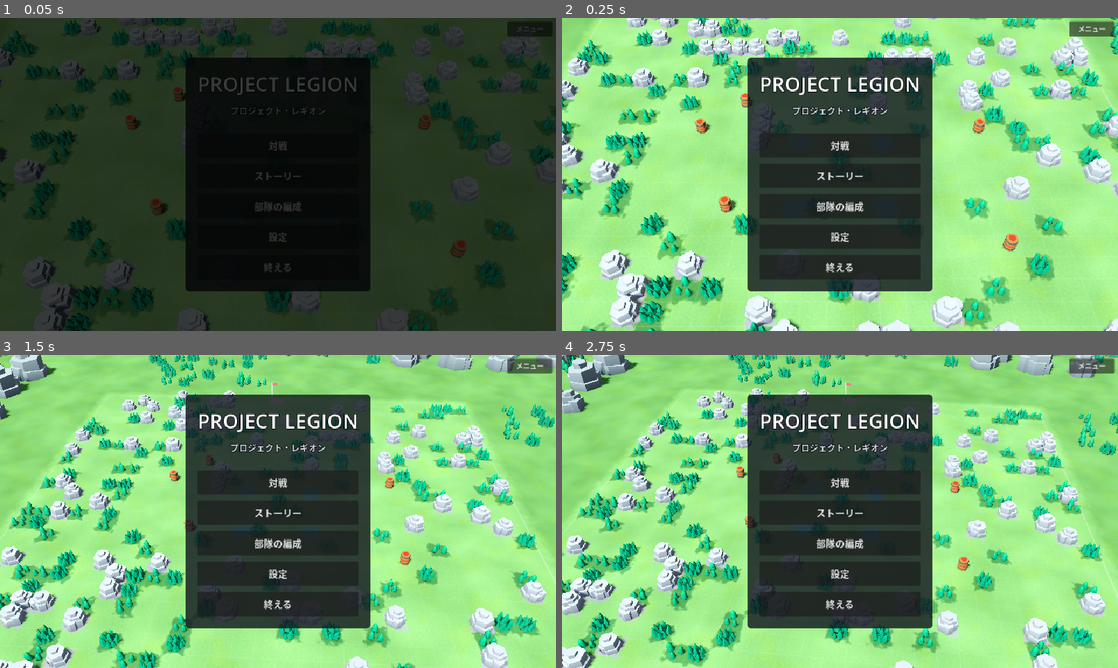
Above: before the commit, frames 1-4 (two rows, left to right).
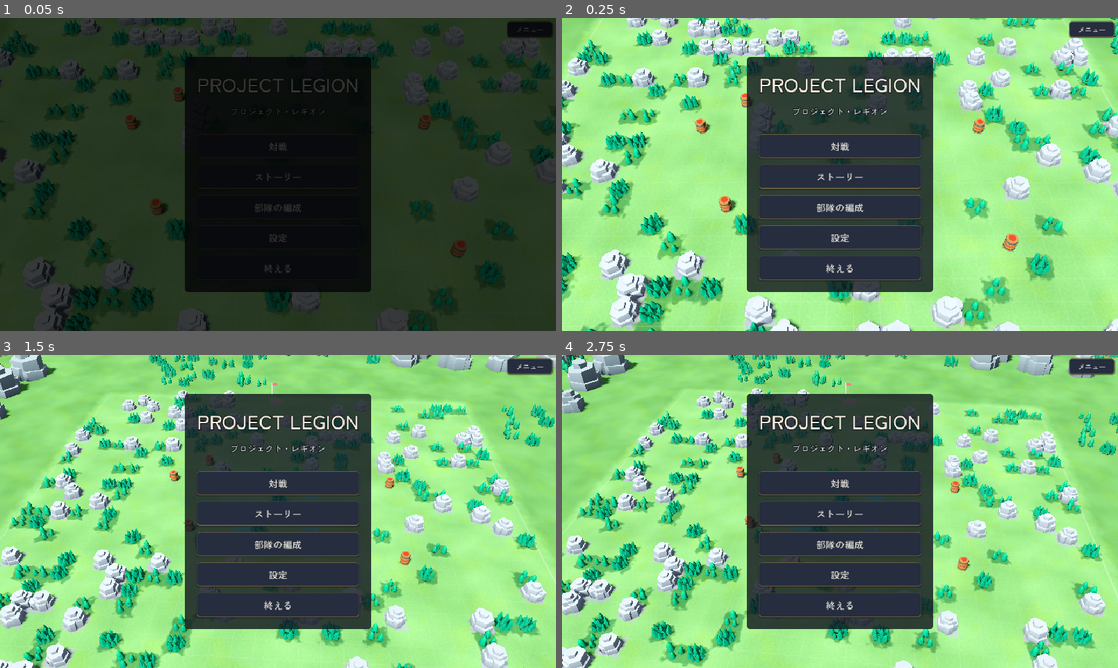
Above: after the commit, the same moments.

Repository: mattyan1053/pj-legion
Game: Godot game, scene res://game/app.tscn
Two runs of this game, one before a commit and one after it. Both use one fixed random seed, a clock stepped at 60 frames per second and the inputs below.
Inputs (mouse positions are in pixels of both pictures, inside the frame that each line leads up to):
- Up to frame 1 (0.05 s): no input
- Up to frame 2 (0.25 s): no input
- Up to frame 3 (1.5 s): tap Enter at 0.5 s; move the mouse to (400, 495) at 0.52 s; hold D 0.53-1.25 s; tap F at 0.6 s; click (400, 495) at 0.67 s; tap Space at 0.77 s; drag from (166, 527) to (250, 574) at 1.27 s
- Up to frame 4 (2.75 s): move the mouse to (895, 442) at 2.02 s; hold D from 2.03 s (still down); tap Enter at 2.1 s; click (895, 442) at 2.17 s

The runs differ from the first frame. In frame 1, 1.1% of the frame differs, in the area x 33-99%, y 2-88%; in frame 2, 12%, in the area x 33-100%, y 0-88%; in frame 3, 12%; in frame 4, 12%.

Commit message:
💄 Add a project-wide UI theme with named palette and bundled fonts
Co-Authored-By: Claude Fable 5.2 <noreply@anthropic.com>
Claude-Session: https://claude.ai/code/session_019skPmx5UfgLKqB5umYexk9

Diff:
--- a/game/app.gd
+++ b/game/app.gd
@@ -17,6 +17,7 @@
 const Run := preload("res://game/run.gd")
 const ScreenSize := preload("res://game/screen_size.gd")
 const WindowMode := preload("res://game/window_mode.gd")
+const UiTheme := preload("res://game/ui_theme.gd")
 
 ## 場面を切り替え終えた（暗転が明けた）。
 signal scene_changed(scene: StringName)
@@ -37,6 +38,7 @@
 
 
 func _ready() -> void:
+	UiTheme.install()  # どの画面を作るよりも前に、UI のテーマを当てる
 	var args := OS.get_cmdline_user_args()
 	if args.has("--autoplay"):
 		context.checking = AppContext.CHECK_AUTOPLAY
--- /dev/null
+++ b/game/ui_palette.gd
@@ -0,0 +1,106 @@
+extends RefCounted
+## UI の色。役割で決めた少数の色に名前を付けて、ここ 1 か所に置く（使い方は docs/ui-theme.md）。
+## 画面の側は、色を直に書かずにここを引く。テーマ（ui_theme.gd）も、ここの色だけで組む。
+##
+## 方向: 夜の藍の地に、古い真鍮の縁と、生成りの文字。盤（明るい低ポリ）の上に重ねても盤の色とぶつからないよう、
+## UI の地は彩度を落とした暗い藍にし、色を持つのは「意味のある所」（強調、危険、陣営、勝ち方）だけにする。
+
+# ---- 地（暗いほうから） ----
+
+## 沈んだ所（入力欄、スライダーや棒の溝、送りの棒の溝）。
+const INK := Color("0d1119")
+## 板の地。
+const PANEL := Color("161b27")
+## 浮いた所（ボタン、カード）。
+const RAISED := Color("252d3f")
+## 浮いた所に、マウスが乗った。
+const RAISED_HOVER := Color("34405a")
+## 板の上の、行の区切りや薄い塗り（マウスが乗った行など）。
+const WASH := Color(1.0, 1.0, 1.0, 0.07)
+## 画面を覆って後ろを沈める幕（ダイアログの後ろ）。
+const SHADE := Color(0.02, 0.03, 0.06, 0.6)
+
+## 盤の上に重ねる板の濃さ（半透明）と、ダイアログの板の濃さ（ほぼ不透明）。
+const ALPHA_OVERLAY := 0.88
+const ALPHA_SOLID := 0.97
+
+# ---- 枠 ----
+
+## ふつうの枠（くすんだ真鍮）。
+const BORDER := Color("6a5d3f")
+## 目立たせる枠（マウスが乗った、選ばれている）。
+const BORDER_BRIGHT := Color("d2ad62")
+## 影。
+const SHADOW := Color(0.0, 0.0, 0.0, 0.4)
+
+# ---- 文字 ----
+
+## 本文（生成り）。
+const TEXT := Color("f2ede0")
+## 補足（説明、案内、見出しの下の小さな文）。
+const TEXT_DIM := Color("bcb9ae")
+## 押せない・まだ開いていない。
+const TEXT_OFF := Color("7e808a")
+## 金の地の上の文字（いちばん大事なボタン）。
+const TEXT_ON_GOLD := Color("241a06")
+## 文字の縁取り。
+const OUTLINE := Color("05070b")
+
+# ---- 意味のある色 ----
+
+## 強調（見出し、選んでいるもの、予測、クリア済み）。金。
+const ACCENT := Color("ffd76a")
+## いちばん大事なボタンの地（真鍮）。
+const GOLD := Color("c9a24e")
+const GOLD_HOVER := Color("e0ba64")
+const GOLD_PRESSED := Color("a27f34")
+## 選ばれている（押し込まれたままのボタン）の地。
+const CHOSEN := Color("5f4d22")
+## 良い知らせ（出せる、回復）。
+const GOOD := Color("7fdc8a")
+## 注意（確かめてほしいこと）。
+const WARN := Color("ffb86b")
+## 危険・だめ（出せない、消す、倒される）。
+const DANGER := Color("ff8a6b")
+## 危険なボタンの地。
+const DANGER_FILL := Color("6b2a24")
+## 知らせ・新しいもの（状態、まだ読んでいない話）。
+const INFO := Color("8fe3ff")
+
+# ---- 陣営（盤の駒の色と同じ） ----
+
+const TEAM_BLUE := Color("3a7bd5")
+const TEAM_RED := Color("d64545")
+const TEAM_NEUTRAL := Color("e0b83a")
+
+# ---- 勝ち方の札 ----
+
+const GOAL := Color(0.25, 0.2, 0.08, 0.9)
+const GOAL_BORDER := Color("8a7230")
+const GOAL_URGENT := Color(0.62, 0.2, 0.1, 0.95)
+
+# ---- HP の棒（多い・半分以下・わずか） ----
+
+const HP_HIGH := Color("5fd35f")
+const HP_MID := Color("e8c23a")
+const HP_LOW := Color("e8503a")
+
+
+## 盤の上に重ねる板の地（半透明）。
+static func overlay() -> Color:
+	return Color(PANEL, ALPHA_OVERLAY)
+
+
+## ダイアログの板の地（ほぼ不透明）。
+static func solid() -> Color:
+	return Color(PANEL, ALPHA_SOLID)
+
+
+## HP の残りの割合（0〜1）に合う棒の色。
+static func hp(ratio: float) -> Color:
+	return HP_HIGH if ratio > 0.5 else (HP_MID if ratio > 0.25 else HP_LOW)
+
+
+## 陣営の色の文字（暗い地の上で読めるよう、明るくしたもの）。
+static func team_text(color: Color) -> Color:
+	return color.lightened(0.4)
--- /dev/null
+++ b/game/ui_theme.gd
@@ -0,0 +1,376 @@
+extends Theme
+## UI のテーマ。アプリの入口（app.gd）が、起動してすぐ install() で Godot の既定のテーマに重ねるので、プロジェクト全体に当たる
+## （窓のテーマは CanvasLayer の先へ伝わらず、project.godot の gui/theme/custom は素材の取り込みより先に読まれるので、使わない）。
+## 絵は使わず、枠とボタンは StyleBoxFlat（角丸・縁・影）で、小さな印（スイッチ、つまみ）は SVG の文字列から描く。
+## 色は ui_palette.gd だけを引く。どの部品にどの種類を当てるかは docs/ui-theme.md。
+##
+## 画面の側は、種類の名前（下の定数）を `theme_type_variation` に入れるだけにする:
+##   panel.theme_type_variation = UiTheme.PANEL_SOLID
+
+const Palette := preload("res://game/ui_palette.gd")
+
+const FONT_BODY := preload("res://assets/fonts/zen/ZenKakuGothicNew-Medium.ttf")
+const FONT_BOLD := preload("res://assets/fonts/zen/ZenKakuGothicNew-Bold.ttf")
+const FONT_HEADING := preload("res://assets/fonts/zen/ZenOldMincho-Bold.ttf")
+
+# ---- 種類の名前（theme_type_variation に入れる） ----
+
+## いちばん大事なボタン（その画面で次に押すもの。1 画面に 1 つ）。
+const BUTTON_PRIMARY := &"ButtonPrimary"
+## 取り返しのつかないことをするボタン（消す、終える）。
+const BUTTON_DANGER := &"ButtonDanger"
+## 板の上に並ぶ、枠の無い行のボタン（一覧の行、メニューの項目）。
+const BUTTON_ROW := &"ButtonRow"
+## カードのボタン（ステージ、話）。
+const BUTTON_CARD := &"ButtonCard"
+
+## ダイアログやメニューの板（ほぼ不透明、太い縁、影）。
+const PANEL_SOLID := &"PanelSolid"
+## 画面の上の帯と下の帯。
+const PANEL_BAND_TOP := &"PanelBandTop"
+const PANEL_BAND_BOTTOM := &"PanelBandBottom"
+## 板の中の区切り（カード）。
+const PANEL_CARD := &"PanelCard"
+## 小さな札（名前の札、印）。
+const PANEL_TAG := &"PanelTag"
+## 縁も地も無い（並べるためだけの入れ物）。
+const PANEL_NONE := &"PanelNone"
+
+## 題字と、画面の見出し（明朝）。
+const LABEL_TITLE := &"LabelTitle"
+const LABEL_HEADING := &"LabelHeading"
+## 板の中の小見出し（金）。
+const LABEL_SECTION := &"LabelSection"
+## 補足の文。
+const LABEL_DIM := &"LabelDim"
+
+const FONT_SIZE := 16
+const CORNER := 6
+
+
+## 既定のテーマに、このテーマを重ねる。どのコントロールを作るよりも前に、1 回だけ呼ぶ。
+static func install() -> void:
+	var base := ThemeDB.get_default_theme()
+	if base.has_meta(&"ui_theme"):
+		return
+	var theme: Theme = load("res://game/ui_theme.gd").new()
+	base.merge_with(theme)
+	base.default_font = theme.default_font
+	base.default_font_size = theme.default_font_size
+	base.set_meta(&"ui_theme", true)
+
+
+func _init() -> void:
+	default_font = FONT_BODY
+	default_font_size = FONT_SIZE
+	_build_buttons()
+	_build_panels()
+	_build_labels()
+	_build_inputs()
+	_build_bars()
+	_build_popups()
+
+
+## 角丸・縁・影の付いた板の形を 1 つ作る。画面の側で、色だけ違う板が要るときにも使う。
+static func box(fill: Color, border: Color, border_width := 1, corner := CORNER, margin := 12.0, shadow := 0) -> StyleBoxFlat:
+	var style := StyleBoxFlat.new()
+	style.bg_color = fill
+	style.border_color = border
+	style.set_border_width_all(border_width)
+	style.set_corner_radius_all(corner)
+	style.set_content_margin_all(margin)
+	style.anti_aliasing = true
+	if shadow > 0:
+		style.shadow_color = Palette.SHADOW
+		style.shadow_size = shadow
+		style.shadow_offset = Vector2(0.0, shadow * 0.5)
+	return style
+
+
+## 盤の上に重ねる板（半透明）。
+static func overlay_box(margin := 12.0) -> StyleBoxFlat:
+	return box(Palette.overlay(), Color(Palette.BORDER, 0.9), 1, 8, margin, 4)
+
+
+## ダイアログの板（ほぼ不透明）。
+static func solid_box(margin := 20.0) -> StyleBoxFlat:
+	var style := box(Palette.solid(), Palette.BORDER, 2, 10, margin, 10)
+	style.border_blend = true
+	return style
+
+
+# ---- ボタン ----
+
+
+func _build_buttons() -> void:
+	_button_type(&"Button", Palette.RAISED, Palette.RAISED_HOVER, Palette.CHOSEN, Palette.BORDER, Palette.BORDER_BRIGHT,
+		Palette.TEXT, Palette.TEXT, Palette.ACCENT)
+	set_type_variation(BUTTON_PRIMARY, &"Button")
+	_button_type(BUTTON_PRIMARY, Palette.GOLD, Palette.GOLD_HOVER, Palette.GOLD_PRESSED, Palette.GOLD_HOVER, Palette.ACCENT,
+		Palette.TEXT_ON_GOLD, Palette.TEXT_ON_GOLD, Palette.TEXT_ON_GOLD)
+	set_font(&"font", BUTTON_PRIMARY, FONT_BOLD)
+	set_type_variation(BUTTON_DANGER, &"Button")
+	_button_type(BUTTON_DANGER, Palette.DANGER_FILL, Palette.DANGER_FILL.lightened(0.12), Palette.DANGER_FILL.darkened(0.2),
+		Palette.DANGER.darkened(0.35), Palette.DANGER, Color("ffe1d8"), Color.WHITE, Color.WHITE)
+
+	# 行のボタン: 地も縁も無く、乗ると薄く塗り、選ばれていると金の薄い塗り。
+	set_type_variation(BUTTON_ROW, &"Button")
+	var row := box(Color(0, 0, 0, 0), Color(0, 0, 0, 0), 0, 4, 6.0)
+	set_stylebox(&"normal", BUTTON_ROW, row)
+	set_stylebox(&"disabled", BUTTON_ROW, row)
+	set_stylebox(&"hover", BUTTON_ROW, box(Palette.WASH, Color(0, 0, 0, 0), 0, 4, 6.0))
+	var row_chosen := box(Color(Palette.ACCENT, 0.16), Color(Palette.BORDER_BRIGHT, 0.7), 1, 4, 6.0)
+	set_stylebox(&"pressed", BUTTON_ROW, row_chosen)
+	set_stylebox(&"hover_pressed", BUTTON_ROW, row_chosen)
+
+	# カードのボタン: 板と同じ地に、乗ると金の縁。
+	set_type_variation(BUTTON_CARD, &"Button")
+	var card := box(Palette.overlay(), Color(Palette.BORDER, 0.9), 1, 8, 10.0, 4)
+	var card_hover := box(Color(Palette.RAISED, 0.96), Palette.ACCENT, 2, 8, 10.0, 6)
+	set_stylebox(&"normal", BUTTON_CARD, card)
+	set_stylebox(&"hover", BUTTON_CARD, card_hover)
+	set_stylebox(&"pressed", BUTTON_CARD, card_hover)
+	set_stylebox(&"disabled", BUTTON_CARD, box(Color(Palette.INK, 0.72), Color(Palette.BORDER, 0.4), 1, 8, 10.0))
+
+	# スイッチ（CheckButton）とチェック（CheckBox）は、地を持たない。
+	for type: StringName in [&"CheckButton", &"CheckBox"]:
+		var none := StyleBoxEmpty.new()
+		none.set_content_margin_all(4.0)
+		for state: StringName in [&"normal", &"hover", &"pressed", &"hover_pressed", &"disabled", &"focus"]:
+			set_stylebox(state, type, none)
+		set_color(&"font_pressed_color", type, Palette.TEXT)
+		set_color(&"font_hover_pressed_color", type, Palette.ACCENT)
+		set_constant(&"h_separation", type, 8)
+	for state: StringName in [&"checked", &"checked_disabled", &"checked_mirrored", &"checked_disabled_mirrored"]:
+		set_icon(state, &"CheckButton", _switch_icon(true, state.contains("disabled")))
+	for state: StringName in [&"unchecked", &"unchecked_disabled", &"unchecked_mirrored", &"unchecked_disabled_mirrored"]:
+		set_icon(state, &"CheckButton", _switch_icon(false, state.contains("disabled")))
+	for state: StringName in [&"checked", &"checked_disabled", &"radio_checked", &"radio_checked_disabled"]:
+		set_icon(state, &"CheckBox", _check_icon(true, state.contains("disabled")))
+	for state: StringName in [&"unchecked", &"unchecked_disabled", &"radio_unchecked", &"radio_unchecked_disabled"]:
+		set_icon(state, &"CheckBox", _check_icon(false, state.contains("disabled")))
+
+
+## ボタンの 1 種類ぶん（ふつう・乗った・押した／選ばれている・押せない・キーボードの印）。
+func _button_type(type: StringName, fill: Color, fill_hover: Color, fill_pressed: Color, border: Color, border_hover: Color,
+		text: Color, text_hover: Color, text_pressed: Color) -> void:
+	var normal := box(fill, border, 1, CORNER, 6.0, 2)
+	normal.content_margin_left = 10.0
+	normal.content_margin_right = 10.0
+	normal.border_width_bottom = 2
+	var hover := normal.duplicate() as StyleBoxFlat
+	hover.bg_color = fill_hover
+	hover.border_color = border_hover
+	hover.shadow_size = 4
+	# 押した: 影を消し、下の縁を上へ移して、沈んで見せる。
+	var pressed := normal.duplicate() as StyleBoxFlat
+	pressed.bg_color = fill_pressed
+	pressed.border_color = border_hover
+	pressed.border_width_bottom = 1
+	pressed.border_width_top = 2
+	pressed.shadow_size = 0
+	var disabled := normal.duplicate() as StyleBoxFlat
+	disabled.bg_color = Color(Palette.RAISED.darkened(0.25), 0.7)
+	disabled.border_color = Color(Palette.BORDER, 0.35)
+	disabled.shadow_size = 0
+	var focus := box(Color(0, 0, 0, 0), Palette.ACCENT, 2, CORNER, 8.0)
+	focus.draw_center = false
+	focus.set_expand_margin_all(2.0)
+	set_stylebox(&"normal", type, normal)
+	set_stylebox(&"hover", type, hover)
+	set_stylebox(&"pressed", type, pressed)
+	set_stylebox(&"hover_pressed", type, pressed)
+	set_stylebox(&"disabled", type, disabled)
+	set_stylebox(&"focus", type, focus)
+	set_color(&"font_color", type, text)
+	set_color(&"font_hover_color", type, text_hover)
+	set_color(&"font_focus_color", type, text_hover)
+	set_color(&"font_pressed_color", type, text_pressed)
+	set_color(&"font_hover_pressed_color", type, text_pressed)
+	set_color(&"font_disabled_color", type, Palette.TEXT_OFF)
+	set_color(&"icon_normal_color", type, text)
+	set_color(&"icon_hover_color", type, text_hover)
+	set_color(&"icon_pressed_color", type, text_pressed)
+	set_color(&"icon_disabled_color", type, Palette.TEXT_OFF)
+
+
+# ---- 板 ----
+
+
+func _build_panels() -> void:
+	for type: StringName in [&"PanelContainer", &"Panel"]:
+		set_stylebox(&"panel", type, overlay_box())
+	set_type_variation(PANEL_SOLID, &"PanelContainer")
+	set_stylebox(&"panel", PANEL_SOLID, solid_box())
+
+	# 帯: 画面の端に付くので角は丸めず、内側の辺にだけ縁を引く。
+	for top: bool in [true, false]:
+		var band := box(Palette.overlay(), Palette.BORDER, 0, 0, 8.0, 6)
+		band.shadow_offset = Vector2(0.0, 2.0 if top else -2.0)
+		if top:
+			band.border_width_bottom = 2
+		else:
+			band.border_width_top = 2
+		var type := PANEL_BAND_TOP if top else PANEL_BAND_BOTTOM
+		set_type_variation(type, &"PanelContainer")
+		set_stylebox(&"panel", type, band)
+
+	set_type_variation(PANEL_CARD, &"PanelContainer")
+	set_stylebox(&"panel", PANEL_CARD, box(Color(Palette.RAISED, 0.55), Color(Palette.BORDER, 0.6), 1, CORNER, 10.0))
+	set_type_variation(PANEL_TAG, &"PanelContainer")
+	var tag := box(Palette.RAISED, Palette.BORDER, 1, 4, 3.0)
+	tag.content_margin_left = 8.0
+	tag.content_margin_right = 8.0
+	set_stylebox(&"panel", PANEL_TAG, tag)
+	set_type_variation(PANEL_NONE, &"PanelContainer")
+	set_stylebox(&"panel", PANEL_NONE, StyleBoxEmpty.new())
+
+	var line := StyleBoxLine.new()
+	line.color = Color(Palette.BORDER, 0.8)
+	line.thickness = 1
+	set_stylebox(&"separator", &"HSeparator", line)
+	var vertical := line.duplicate() as StyleBoxLine
+	vertical.vertical = true
+	set_stylebox(&"separator", &"VSeparator", vertical)
+
+
+# ---- 文字 ----
+
+
+func _build_labels() -> void:
+	set_color(&"font_color", &"Label", Palette.TEXT)
+	set_color(&"font_outline_color", &"Label", Palette.OUTLINE)
+	set_color(&"font_shadow_color", &"Label", Color(0, 0, 0, 0))
+	set_color(&"default_color", &"RichTextLabel", Palette.TEXT)
+
+	set_type_variation(LABEL_TITLE, &"Label")
+	set_font(&"font", LABEL_TITLE, FONT_HEADING)
+	set_font_size(&"font_size", LABEL_TITLE, 52)
+	set_color(&"font_color", LABEL_TITLE, Palette.ACCENT)
+	set_color(&"font_outline_color", LABEL_TITLE, Palette.OUTLINE)
+	set_color(&"font_shadow_color", LABEL_TITLE, Color(0.0, 0.0, 0.0, 0.55))
+	set_constant(&"outline_size", LABEL_TITLE, 8)
+	set_constant(&"shadow_offset_y", LABEL_TITLE, 4)
+	set_constant(&"shadow_outline_size", LABEL_TITLE, 10)
+
+	set_type_variation(LABEL_HEADING, &"Label")
+	set_font(&"font", LABEL_HEADING, FONT_HEADING)
+	set_font_size(&"font_size", LABEL_HEADING, 28)
+	set_color(&"font_color", LABEL_HEADING, Palette.TEXT)
+	set_constant(&"outline_size", LABEL_HEADING, 5)
+
+	set_type_variation(LABEL_SECTION, &"Label")
+	set_font(&"font", LABEL_SECTION, FONT_BOLD)
+	set_font_size(&"font_size", LABEL_SECTION, 17)
+	set_color(&"font_color", LABEL_SECTION, Palette.ACCENT)
+
+	set_type_variation(LABEL_DIM, &"Label")
+	set_color(&"font_color", LABEL_DIM, Palette.TEXT_DIM)
+
+
+# ---- 入力欄 ----
+
+
+func _build_inputs() -> void:
+	var field := box(Palette.INK, Palette.BORDER, 1, 4, 8.0)
+	var field_focus := box(Palette.INK, Palette.ACCENT, 2, 4, 7.0)
+	for type: StringName in [&"LineEdit", &"TextEdit"]:
+		set_stylebox(&"normal", type, field)
+		set_stylebox(&"focus", type, field_focus)
+		set_stylebox(&"read_only", type, box(Color(Palette.INK, 0.6), Color(Palette.BORDER, 0.4), 1, 4, 8.0))
+		set_color(&"font_color", type, Palette.TEXT)
+		set_color(&"font_placeholder_color", type, Palette.TEXT_OFF)
+		set_color(&"caret_color", type, Palette.ACCENT)
+		set_color(&"selection_color", type, Color(Palette.GOLD, 0.45))
+		set_color(&"font_selected_color", type, Color.WHITE)
+
+
+# ---- スライダー、送りの棒、進み具合の棒 ----
+
+
+func _build_bars() -> void:
+	var groove := box(Palette.INK, Palette.BORDER, 1, 4, 0.0)
+	groove.content_margin_top = 4.0
+	groove.content_margin_bottom = 4.0
+	var filled := box(Palette.GOLD, Palette.GOLD_HOVER, 1, 4, 0.0)
+	for type: StringName in [&"HSlider", &"VSlider"]:
+		set_stylebox(&"slider", type, groove)
+		set_stylebox(&"grabber_area", type, filled)
+		set_stylebox(&"grabber_area_highlight", type, box(Palette.GOLD_HOVER, Palette.ACCENT, 1, 4, 0.0))
+		set_icon(&"grabber", type, _knob_icon(Palette.TEXT, Palette.BORDER))
+		set_icon(&"grabber_highlight", type, _knob_icon(Color.WHITE, Palette.ACCENT))
+		set_icon(&"grabber_disabled", type, _knob_icon(Palette.TEXT_OFF, Palette.BORDER))
+
+	for type: StringName in [&"VScrollBar", &"HScrollBar"]:
+		var track := box(Color(Palette.INK, 0.7), Color(0, 0, 0, 0), 0, 5, 5.0)
+		set_stylebox(&"scroll", type, track)
+		set_stylebox(&"scroll_focus", type, track)
+		set_stylebox(&"grabber", type, box(Palette.BORDER, Color(0, 0, 0, 0), 0, 5, 0.0))
+		set_stylebox(&"grabber_highlight", type, box(Palette.BORDER_BRIGHT, Color(0, 0, 0, 0), 0, 5, 0.0))
+		set_stylebox(&"grabber_pressed", type, box(Palette.ACCENT, Color(0, 0, 0, 0), 0, 5, 0.0))
+
+	set_stylebox(&"background", &"ProgressBar", box(Palette.INK, Palette.BORDER, 1, 4, 2.0))
+	set_stylebox(&"fill", &"ProgressBar", box(Palette.GOLD, Color(0, 0, 0, 0), 0, 3, 0.0))
+	set_color(&"font_color", &"ProgressBar", Palette.TEXT)
+	set_color(&"font_outline_color", &"ProgressBar", Palette.OUTLINE)
+	set_constant(&"outline_size", &"ProgressBar", 4)
+
+
+# ---- 重ねて出るもの（ツールチップ、選択肢） ----
+
+
+func _build_popups() -> void:
+	var tip := box(Color(Palette.INK, 0.97), Palette.BORDER_BRIGHT, 1, 4, 6.0, 4)
+	tip.content_margin_left = 10.0
+	tip.content_margin_right = 10.0
+	set_stylebox(&"panel", &"TooltipPanel", tip)
+	set_color(&"font_color", &"TooltipLabel", Palette.TEXT)
+	set_color(&"font_shadow_color", &"TooltipLabel", Color(0, 0, 0, 0))
+	set_font_size(&"font_size", &"TooltipLabel", 15)
+
+	set_stylebox(&"panel", &"PopupMenu", box(Palette.solid(), Palette.BORDER_BRIGHT, 1, 4, 6.0))
+	set_stylebox(&"hover", &"PopupMenu", box(Palette.RAISED_HOVER, Color(0, 0, 0, 0), 0, 3, 4.0))
+	set_color(&"font_color", &"PopupMenu", Palette.TEXT)
+	set_color(&"font_hover_color", &"PopupMenu", Palette.ACCENT)
+	set_color(&"font_disabled_color", &"PopupMenu", Palette.TEXT_OFF)
+	set_color(&"font_separator_color", &"PopupMenu", Palette.TEXT_DIM)
+	set_constant(&"v_separation", &"PopupMenu", 8)
+	set_constant(&"item_start_padding", &"PopupMenu", 8)
+	set_constant(&"item_end_padding", &"PopupMenu", 8)
+	for state: StringName in [&"radio_checked", &"checked"]:
+		set_icon(state, &"PopupMenu", _check_icon(true, false))
+	for state: StringName in [&"radio_unchecked", &"unchecked"]:
+		set_icon(state, &"PopupMenu", _check_icon(false, false))
+
+
+# ---- 小さな印（SVG の文字列から。画面を拡大しても描き直されて、ぼやけない） ----
+
+
+## スイッチ（オンは金の溝に明るいつまみが右、オフは暗い溝に灰のつまみが左）。
+static func _switch_icon(on: bool, disabled: bool) -> Texture2D:
+	var track := Palette.GOLD if on else Palette.INK
+	var edge := Palette.ACCENT if on else Palette.BORDER
+	var knob := Palette.TEXT if on else Palette.TEXT_DIM
+	var opacity := 0.45 if disabled else 1.0
+	return _svg(44, 24, """<g opacity="%s"><rect x="1" y="3" width="42" height="18" rx="9" fill="#%s" stroke="#%s" stroke-width="1.5"/>
+<circle cx="%d" cy="12" r="7" fill="#%s" stroke="#%s" stroke-width="1"/></g>""" % [
+		opacity, track.to_html(false), edge.to_html(false), 33 if on else 11, knob.to_html(false), Palette.OUTLINE.to_html(false)])
+
+
+## チェックと丸の印（選ばれていると金の点）。
+static func _check_icon(on: bool, disabled: bool) -> Texture2D:
+	var opacity := 0.45 if disabled else 1.0
+	var dot := """<circle cx="9" cy="9" r="4" fill="#%s"/>""" % Palette.ACCENT.to_html(false) if on else ""
+	return _svg(18, 18, """<g opacity="%s"><circle cx="9" cy="9" r="7.5" fill="#%s" stroke="#%s" stroke-width="1.5"/>%s</g>""" % [
+		opacity, Palette.INK.to_html(false), (Palette.BORDER_BRIGHT if on else Palette.BORDER).to_html(false), dot])
+
+
+## スライダーのつまみ。
+static func _knob_icon(fill: Color, edge: Color) -> Texture2D:
+	return _svg(20, 20, """<circle cx="10" cy="10" r="8" fill="#%s" stroke="#%s" stroke-width="2"/>
+<circle cx="10" cy="10" r="3" fill="#%s"/>""" % [fill.to_html(false), Palette.OUTLINE.to_html(false), edge.to_html(false)])
+
+
+static func _svg(width: int, height: int, body: String) -> Texture2D:
+	return DPITexture.create_from_string(
+		"""<svg xmlns="http://www.w3.org/2000/svg" width="%d" height="%d" viewBox="0 0 %d %d">%s</svg>""" % [width, height, width, height, body])
--- /dev/null
+++ b/tests/game/test_ui_theme.gd
@@ -0,0 +1,69 @@
+extends "res://tests/base_test.gd"
+## UI のテーマ（game/ui_theme.gd）と色（game/ui_palette.gd）。読みやすさ（文字と地の濃淡の差）を、数で固定する。
+
+const UiTheme := preload("res://game/ui_theme.gd")
+const Palette := preload("res://game/ui_palette.gd")
+
+## 文字と地の明るさの比（WCAG のコントラスト比）の下限。本文は 4.5、押せない文字は「読めるが沈んでいる」3。
+const CONTRAST_TEXT := 4.5
+const CONTRAST_OFF := 3.0
+
+
+func test_text_stands_out_from_every_ground() -> void:
+	for ground: Color in [Palette.INK, Palette.PANEL, Palette.RAISED, Palette.RAISED_HOVER]:
+		for text: Color in [Palette.TEXT, Palette.TEXT_DIM, Palette.ACCENT]:
+			assert_true(_contrast(text, ground) >= CONTRAST_TEXT, "%s の上の %s" % [ground.to_html(false), text.to_html(false)])
+	# 選ばれているボタンと危険なボタンの上には、本文か強調の文字だけを置く（補足は置かない）。
+	for text: Color in [Palette.TEXT, Palette.ACCENT]:
+		assert_true(_contrast(text, Palette.CHOSEN) >= CONTRAST_TEXT, "選ばれているボタンの %s" % text.to_html(false))
+	assert_true(_contrast(Palette.TEXT, Palette.DANGER_FILL) >= CONTRAST_TEXT, "危険なボタンの文字")
+	for ground: Color in [Palette.PANEL, Palette.RAISED]:
+		for text: Color in [Palette.GOOD, Palette.WARN, Palette.DANGER, Palette.INFO,
+				Palette.team_text(Palette.TEAM_BLUE), Palette.team_text(Palette.TEAM_RED)]:
+			assert_true(_contrast(text, ground) >= CONTRAST_TEXT, "%s の上の %s" % [ground.to_html(false), text.to_html(false)])
+		assert_true(_contrast(Palette.TEXT_OFF, ground) >= CONTRAST_OFF, "押せない文字")
+	for ground: Color in [Palette.GOLD, Palette.GOLD_HOVER, Palette.GOLD_PRESSED]:
+		assert_true(_contrast(Palette.TEXT_ON_GOLD, ground) >= CONTRAST_TEXT, "金の地の上の文字")
+
+
+## 盤の上に重ねる半透明の板は、後ろがいちばん明るい（白い）ときでも、本文と補足が読める。
+func test_overlay_stays_readable_over_a_bright_board() -> void:
+	var ground := Color.WHITE.lerp(Palette.PANEL, Palette.ALPHA_OVERLAY)
+	for text: Color in [Palette.TEXT, Palette.TEXT_DIM, Palette.ACCENT]:
+		assert_true(_contrast(text, ground) >= CONTRAST_TEXT, "白い盤の上の板の %s" % text.to_html(false))
+
+
+func test_every_button_kind_has_every_state() -> void:
+	var theme := UiTheme.new()
+	for type: StringName in [&"Button", UiTheme.BUTTON_PRIMARY, UiTheme.BUTTON_DANGER, UiTheme.BUTTON_ROW, UiTheme.BUTTON_CARD]:
+		for state: StringName in [&"normal", &"hover", &"pressed", &"disabled"]:
+			assert_true(theme.has_stylebox(state, type), "%s の %s" % [type, state])
+		if type != &"Button":
+			assert_eq(theme.get_type_variation_base(type), &"Button", type)
+
+
+func test_every_panel_and_label_kind_is_a_variation() -> void:
+	var theme := UiTheme.new()
+	for type: StringName in [UiTheme.PANEL_SOLID, UiTheme.PANEL_BAND_TOP, UiTheme.PANEL_BAND_BOTTOM, UiTheme.PANEL_CARD,
+			UiTheme.PANEL_TAG, UiTheme.PANEL_NONE]:
+		assert_eq(theme.get_type_variation_base(type), &"PanelContainer", type)
+		assert_true(theme.has_stylebox(&"panel", type), type)
+	for type: StringName in [UiTheme.LABEL_TITLE, UiTheme.LABEL_HEADING, UiTheme.LABEL_SECTION, UiTheme.LABEL_DIM]:
+		assert_eq(theme.get_type_variation_base(type), &"Label", type)
+
+
+func test_fonts_carry_japanese() -> void:
+	for font: Font in [UiTheme.FONT_BODY, UiTheme.FONT_BOLD, UiTheme.FONT_HEADING]:
+		for character: String in ["A", "あ", "カ", "編", "隊"]:
+			assert_true(font.has_char(character.unicode_at(0)), character)
+
+
+static func _contrast(a: Color, b: Color) -> float:
+	var high := maxf(_luminance(a), _luminance(b))
+	var low := minf(_luminance(a), _luminance(b))
+	return (high + 0.05) / (low + 0.05)
+
+
+static func _luminance(color: Color) -> float:
+	var linear := color.srgb_to_linear()
+	return 0.2126 * linear.r + 0.7152 * linear.g + 0.0722 * linear.b
Not shown, added: assets/fonts/zen/LICENSE-ZenKakuGothicNew.txt
Not shown, added: assets/fonts/zen/LICENSE-ZenOldMincho.txt
Binary file added: assets/fonts/zen/ZenKakuGothicNew-Bold.ttf
Not shown, added: assets/fonts/zen/ZenKakuGothicNew-Bold.ttf.import
Binary file added: assets/fonts/zen/ZenKakuGothicNew-Medium.ttf
Not shown, added: assets/fonts/zen/ZenKakuGothicNew-Medium.ttf.import
Binary file added: assets/fonts/zen/ZenOldMincho-Bold.ttf
Not shown, added: assets/fonts/zen/ZenOldMincho-Bold.ttf.import
Not shown, added: game/ui_palette.gd.uid
Not shown, added: game/ui_theme.gd.uid
Not shown, added: tests/game/test_ui_theme.gd.uid
Not shown, added: docs/ui-theme.md
